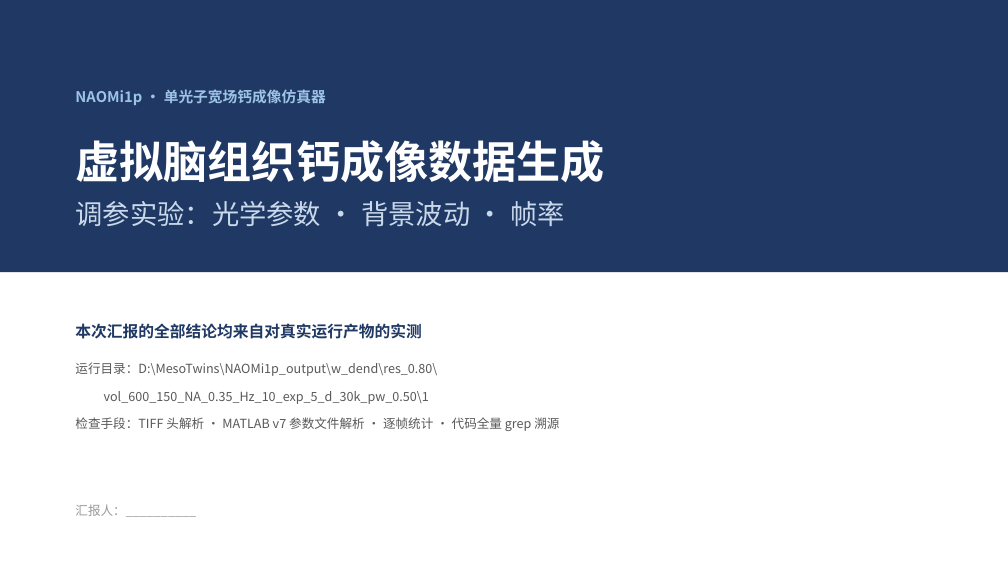
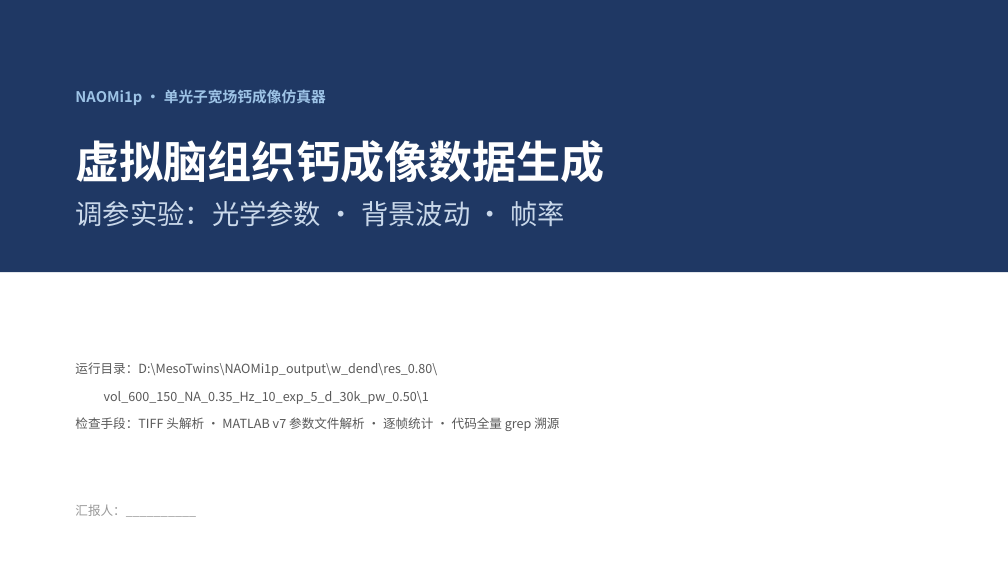
Before and after one commit to hyx0320/NAOMi1p, a slide deck: slide 1 of NAOMi1p_虚拟数据生成_深度复盘.pptx. Drawn at 1008x567 pixels with LibreOffice and Linux fonts; fonts in the diff are those of the drawing. Boxes give left, top, right and bottom in pixels: in the first picture for what was removed or moved away, otherwise in the second. Text is boxed around its words. In the diff, an @@ line names an element or a change of style, - is before the commit and + after.

```diff
--- a/NAOMi1p_虚拟数据生成_深度复盘.pptx
+++ b/NAOMi1p_虚拟数据生成_深度复盘.pptx
@@ text removed at bbox=[75, 323, 421, 339] @@
-本次汇报的全部结论均来自对真实运行产物的实测
```
Also in this commit, not shown: 13 other slides changed, 1 slide added, 4 slides removed.
